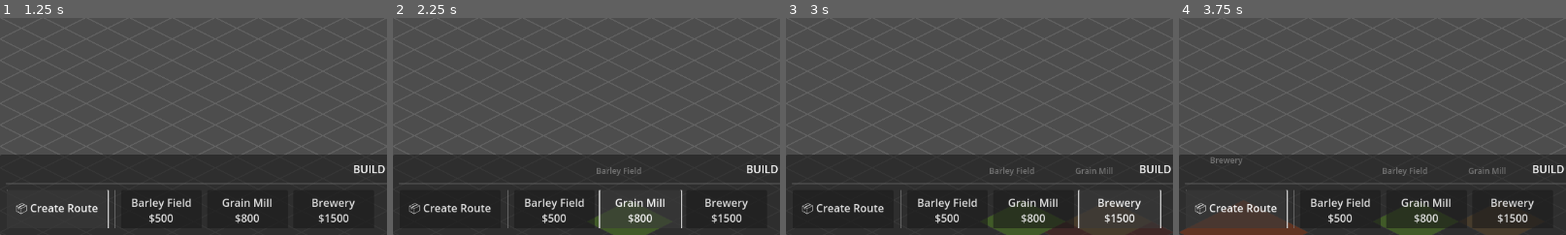
Above: before the commit, frames 1-4 (left to right).
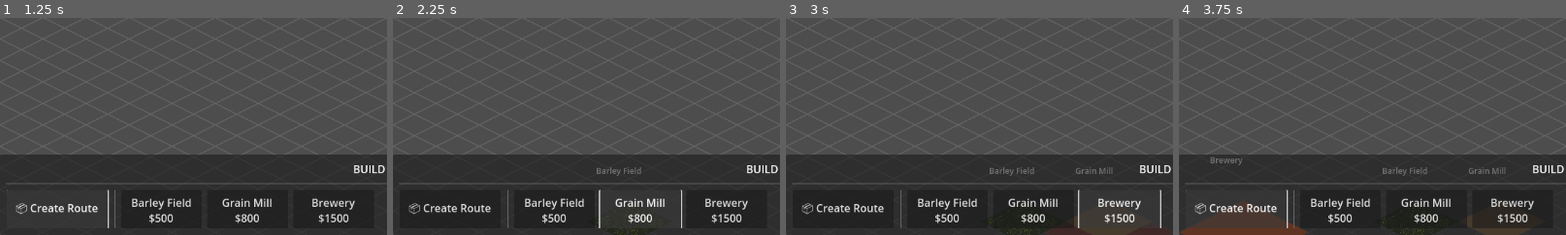
Above: after the commit, the same moments.

Repository: GergelyKrista/butykos
Game: Godot game, scene res://scenes/world_map/world_map.tscn
Two runs of this game, one before a commit and one after it. Both use one fixed random seed, a clock stepped at 60 frames per second and the inputs below.
Inputs:
- Up to frame 1 (1.25 s): click "📦 Create Route" at 0.5 s
- Up to frame 2 (2.25 s): click "Barley Field $500" at 1.25 s; click "Grain Mill $800" at 2 s
- Up to frame 3 (3 s): click "Brewery $1500" at 2.75 s
- Up to frame 4 (3.75 s): click "📦 Create Route" at 3.5 s
The pictures show only the part of the screen within x 0-50%, y 50-100%; the shares and areas given below are measured in that part.

Frame 1 is identical in both runs. In frame 2, 0.4% of the frame differs, in the area x 52-69%, y 91-100%; in frame 3, 0.4%, in the area x 52-69%, y 90-100%; in frame 4, 0.4%.

Commit message:
Add sprite rendering support for world map facilities
**Changes:**
- Updated `_create_facility_node()` to load and use sprite textures
- Updated `_create_placement_preview()` to show sprite during placement
- Added fallback to colored Polygon2D diamonds if sprite not found
- Fixed `modulate_preview()` to work with both Sprite2D and Polygon2D

**Implementation:**
- Checks `facilities.json` for sprite path in visual.icon field
- Uses ResourceLoader.exists() to verify sprite availability
- Creates centered Sprite2D node when texture exists
- Maintains backward compatibility with placeholder diamonds

**Result:**
Facilities with sprites (like barley_field.png) now render correctly
on the world map instead of showing colored diamonds.

Fixes: Sprite assets not appearing when placed

🤖 Generated with [Claude Code](https://claude.com/claude-code)

Co-Authored-By: Claude <noreply@anthropic.com>

Diff:
--- a/scenes/world_map/world_map.gd
+++ b/scenes/world_map/world_map.gd
@@ -140,28 +140,42 @@
 	var size = Vector2i(facility_def.get("size", [1, 1])[0], facility_def.get("size", [1, 1])[1])
 	var color = Color(facility_def.get("visual", {}).get("color", "#ffffff"))
 
-	# Create diamond-shaped preview for each tile
-	for x in range(size.x):
-		for y in range(size.y):
-			var polygon = Polygon2D.new()
-
-			# Create isometric diamond shape (center tiles at 0.5 offset for grid alignment)
-			var tile_offset_cart = Vector2(x - size.x / 2.0 + 0.5, y - size.y / 2.0 + 0.5)
-			var tile_center_iso = WorldManager.cart_to_iso(tile_offset_cart)
-
-			# Define diamond vertices (isometric tile shape)
-			var half_width = WorldManager.TILE_WIDTH / 2.0
-			var half_height = WorldManager.TILE_HEIGHT / 2.0
-			polygon.polygon = PackedVector2Array([
-				tile_center_iso + Vector2(0, -half_height),      # Top
-				tile_center_iso + Vector2(half_width, 0),        # Right
-				tile_center_iso + Vector2(0, half_height),       # Bottom
-				tile_center_iso + Vector2(-half_width, 0)        # Left
-			])
-
-			polygon.color = color
-			polygon.color.a = 0.5
-			placement_preview.add_child(polygon)
+	# Try to load sprite texture
+	var sprite_path = facility_def.get("visual", {}).get("icon", "")
+	var texture = null
+	if not sprite_path.is_empty() and ResourceLoader.exists(sprite_path):
+		texture = load(sprite_path)
+
+	# If sprite exists, use it with transparency; otherwise fall back to colored diamonds
+	if texture:
+		var sprite = Sprite2D.new()
+		sprite.texture = texture
+		sprite.centered = true
+		sprite.modulate = Color(1, 1, 1, 0.7)  # Semi-transparent for preview
+		placement_preview.add_child(sprite)
+	else:
+		# Fallback: Create diamond-shaped preview for each tile
+		for x in range(size.x):
+			for y in range(size.y):
+				var polygon = Polygon2D.new()
+
+				# Create isometric diamond shape (center tiles at 0.5 offset for grid alignment)
+				var tile_offset_cart = Vector2(x - size.x / 2.0 + 0.5, y - size.y / 2.0 + 0.5)
+				var tile_center_iso = WorldManager.cart_to_iso(tile_offset_cart)
+
+				# Define diamond vertices (isometric tile shape)
+				var half_width = WorldManager.TILE_WIDTH / 2.0
+				var half_height = WorldManager.TILE_HEIGHT / 2.0
+				polygon.polygon = PackedVector2Array([
+					tile_center_iso + Vector2(0, -half_height),      # Top
+					tile_center_iso + Vector2(half_width, 0),        # Right
+					tile_center_iso + Vector2(0, half_height),       # Bottom
+					tile_center_iso + Vector2(-half_width, 0)        # Left
+				])
+
+				polygon.color = color
+				polygon.color.a = 0.5
+				placement_preview.add_child(polygon)
 
 
 func _update_placement_preview_validity() -> void:
@@ -184,12 +198,12 @@
 
 
 func modulate_preview(color: Color) -> void:
-	"""Apply color modulation to all preview polygons"""
+	"""Apply color modulation to all preview children (sprites or polygons)"""
 	if not placement_preview:
 		return
 
 	for child in placement_preview.get_children():
-		if child is Polygon2D:
+		if child is Polygon2D or child is Sprite2D:
 			child.modulate = color
 
 
@@ -264,27 +278,40 @@
 	var size = facility.size
 	var color = Color(facility_def.get("visual", {}).get("color", "#ffffff"))
 
-	# Create isometric diamond for each tile
-	for x in range(size.x):
-		for y in range(size.y):
-			var polygon = Polygon2D.new()
-
-			# Calculate tile position in isometric space (center tiles at 0.5 offset for grid alignment)
-			var tile_offset_cart = Vector2(x - size.x / 2.0 + 0.5, y - size.y / 2.0 + 0.5)
-			var tile_center_iso = WorldManager.cart_to_iso(tile_offset_cart)
-
-			# Define diamond vertices (isometric tile shape)
-			var half_width = WorldManager.TILE_WIDTH / 2.0
-			var half_height = WorldManager.TILE_HEIGHT / 2.0
-			polygon.polygon = PackedVector2Array([
-				tile_center_iso + Vector2(0, -half_height),      # Top
-				tile_center_iso + Vector2(half_width, 0),        # Right
-				tile_center_iso + Vector2(0, half_height),       # Bottom
-				tile_center_iso + Vector2(-half_width, 0)        # Left
-			])
-
-			polygon.color = color
-			area.add_child(polygon)
+	# Try to load sprite texture
+	var sprite_path = facility_def.get("visual", {}).get("icon", "")
+	var texture = null
+	if not sprite_path.is_empty() and ResourceLoader.exists(sprite_path):
+		texture = load(sprite_path)
+
+	# If sprite exists, use it; otherwise fall back to colored diamonds
+	if texture:
+		var sprite = Sprite2D.new()
+		sprite.texture = texture
+		sprite.centered = true
+		area.add_child(sprite)
+	else:
+		# Fallback: Create isometric diamond for each tile
+		for x in range(size.x):
+			for y in range(size.y):
+				var polygon = Polygon2D.new()
+
+				# Calculate tile position in isometric space (center tiles at 0.5 offset for grid alignment)
+				var tile_offset_cart = Vector2(x - size.x / 2.0 + 0.5, y - size.y / 2.0 + 0.5)
+				var tile_center_iso = WorldManager.cart_to_iso(tile_offset_cart)
+
+				# Define diamond vertices (isometric tile shape)
+				var half_width = WorldManager.TILE_WIDTH / 2.0
+				var half_height = WorldManager.TILE_HEIGHT / 2.0
+				polygon.polygon = PackedVector2Array([
+					tile_center_iso + Vector2(0, -half_height),      # Top
+					tile_center_iso + Vector2(half_width, 0),        # Right
+					tile_center_iso + Vector2(0, half_height),       # Bottom
+					tile_center_iso + Vector2(-half_width, 0)        # Left
+				])
+
+				polygon.color = color
+				area.add_child(polygon)
 
 	# Add collision shape covering entire facility (approximate with rectangle for now)
 	var collision = CollisionShape2D.new()
Binary file added: assets/sprites/barley_field.png
Not shown, added: assets/sprites/barley_field.png.import
